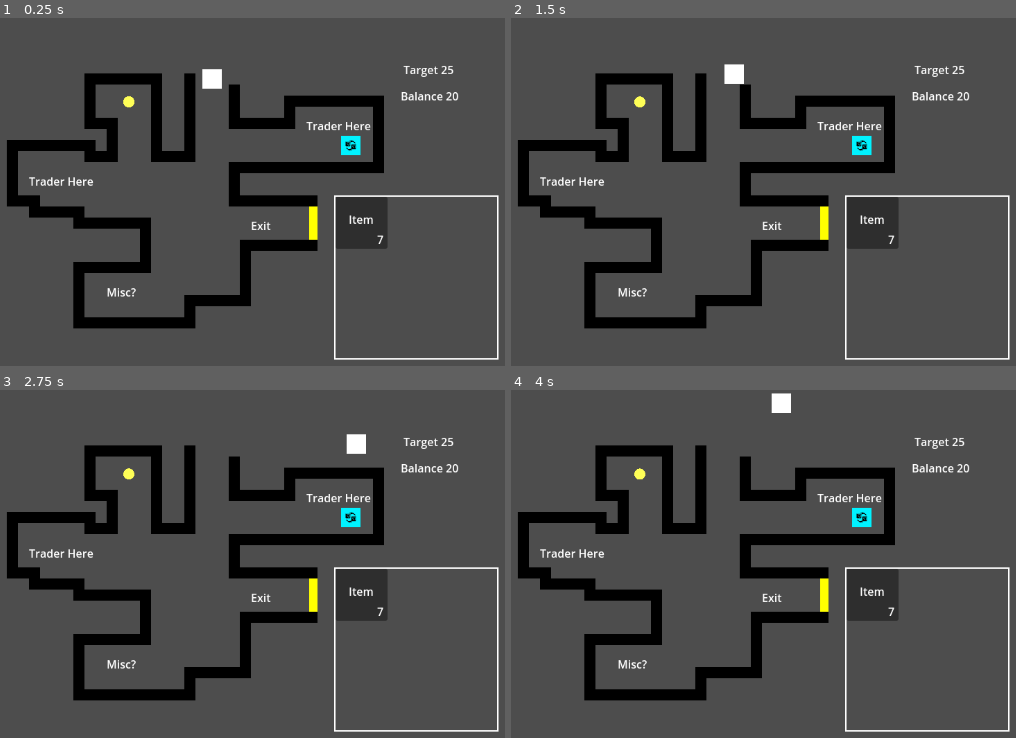
Above: before the commit, frames 1-4 (two rows, left to right).
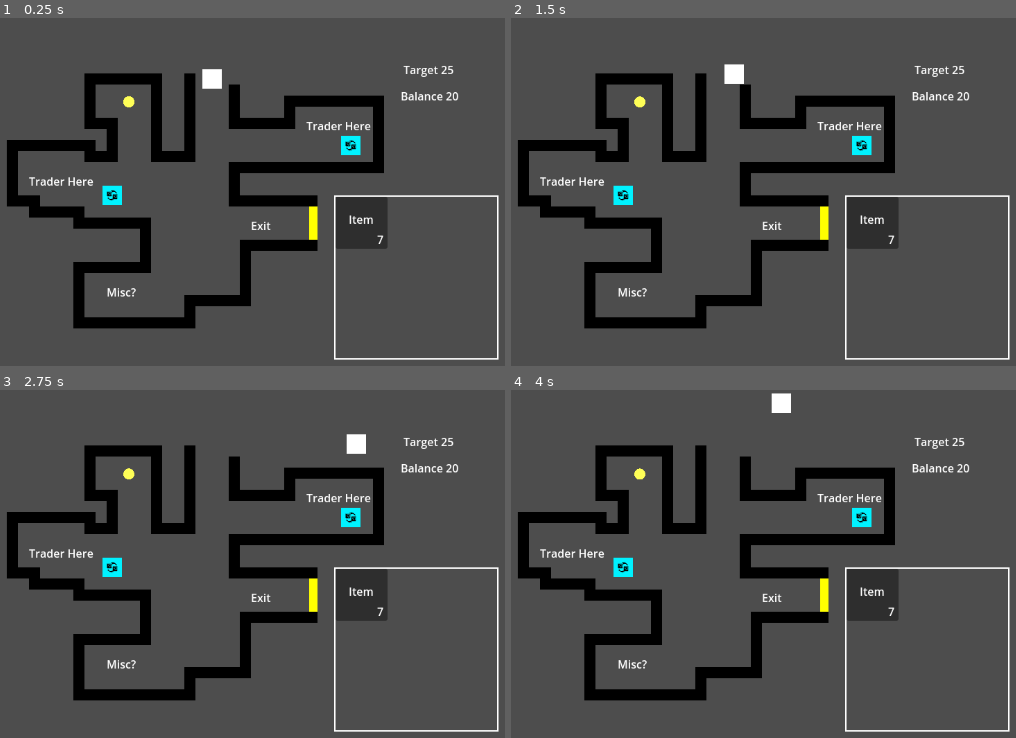
Above: after the commit, the same moments.

Repository: ignipac/trade-out
Game: Godot game, scene res://demos/demo_1.tscn
Two runs of this game, one before a commit and one after it. Both use one fixed random seed, a clock stepped at 60 frames per second and the inputs below.
Inputs (mouse positions are in pixels of both pictures, inside the frame that each line leads up to):
- Up to frame 1 (0.25 s): no input
- Up to frame 2 (1.5 s): tap Enter (ui_accept) at 0.5, 0.77, 1.25 s; move the mouse to (1005, 219) at 0.52 s; hold D 0.53-1.25 s; hold E (interact) 0.53-1.25 s; click (1005, 219) at 0.67 s; drag from (667, 265) to (824, 223) at 1.27 s
- Up to frame 3 (2.75 s): tap Enter (ui_accept) at 2 s; move the mouse to (398, 515) at 2.02 s; hold D from 2.03 s (still down); hold E (interact) from 2.03 s (still down)
- Up to frame 4 (4 s): release D at 2.75 s; release E (interact) at 2.75 s; drag from (788, 703) to (642, 473) at 2.77 s; move the mouse to (outside the picture) at 3.52 s; hold A from 3.53 s (still down); hold E (interact) from 3.53 s (still down); tap Enter (ui_accept) at 3.77 s

The runs differ from the first frame. In frame 1, 0.2% of the frame differs, in the area x 20-25%, y 47-54%; in frame 2, 0.2%; in frame 3, 0.2%; in frame 4, 0.2%.

Commit message:
issue with adding custom data to each trader

Diff:
--- /dev/null
+++ b/data_resource/item_props.rsc.gd
@@ -0,0 +1,4 @@
+class_name ItemProps extends Resource
+
+@export var value: int
+@export var amount: int
--- a/demos/demo_1.tscn
+++ b/demos/demo_1.tscn
@@ -299,3 +299,97 @@
 grow_horizontal = 2
 grow_vertical = 0
 horizontal_alignment = 1
+
+[node name="Trader2" type="Area2D" parent="."]
+modulate = Color(0, 0.95000005, 1, 1)
+position = Vector2(280, 256)
+script = ExtResource("7_6rfuk")
+
+[node name="Sprite2D" type="Sprite2D" parent="Trader2"]
+scale = Vector2(28, 28)
+texture = ExtResource("4_ck7gy")
+
+[node name="CollisionShape2D" type="CollisionShape2D" parent="Trader2"]
+shape = SubResource("CircleShape2D_6rfuk")
+
+[node name="Icon" type="Sprite2D" parent="Trader2"]
+texture = ExtResource("10_fdsq3")
+
+[node name="UI" type="CanvasLayer" parent="Trader2"]
+
+[node name="UIShop" type="Control" parent="Trader2/UI"]
+visible = false
+layout_mode = 3
+anchor_left = 0.7013889
+anchor_right = 0.9236111
+anchor_bottom = 0.9876543
+grow_horizontal = 0
+grow_vertical = 2
+script = ExtResource("9_xbpde")
+metadata/_edit_use_anchors_ = true
+
+[node name="Panel" type="Panel" parent="Trader2/UI/UIShop"]
+self_modulate = Color(1, 1, 1, 0.7019608)
+layout_mode = 1
+anchors_preset = 15
+anchor_right = 1.0
+anchor_bottom = 1.0
+grow_horizontal = 2
+grow_vertical = 2
+theme_override_styles/panel = SubResource("StyleBoxFlat_u3rlo")
+
+[node name="Label" type="Label" parent="Trader2/UI/UIShop"]
+layout_mode = 1
+anchors_preset = -1
+anchor_top = 0.05
+anchor_right = 1.0
+anchor_bottom = 0.0859375
+grow_horizontal = 2
+text = "Trader #1"
+horizontal_alignment = 1
+metadata/_edit_use_anchors_ = true
+
+[node name="Items" type="VBoxContainer" parent="Trader2/UI/UIShop"]
+layout_mode = 1
+anchors_preset = -1
+anchor_left = 0.125
+anchor_top = 0.125
+anchor_right = 0.875
+anchor_bottom = 0.95
+grow_horizontal = 2
+grow_vertical = 2
+metadata/_edit_use_anchors_ = true
+
+[node name="Item1" type="HBoxContainer" parent="Trader2/UI/UIShop/Items"]
+custom_minimum_size = Vector2(0, 30)
+layout_mode = 2
+
+[node name="ItemName" type="Label" parent="Trader2/UI/UIShop/Items/Item1"]
+layout_mode = 2
+size_flags_horizontal = 3
+text = "Silk"
+
+[node name="BuyButton" type="Button" parent="Trader2/UI/UIShop/Items/Item1"]
+layout_mode = 2
+size_flags_horizontal = 3
+text = "Buy"
+
+[node name="SellButton" type="Button" parent="Trader2/UI/UIShop/Items/Item1"]
+layout_mode = 2
+size_flags_horizontal = 3
+text = "Sell"
+
+[node name="ErrorLabel" type="Label" parent="Trader2/UI/UIShop"]
+layout_mode = 1
+anchors_preset = 7
+anchor_left = 0.5
+anchor_top = 1.0
+anchor_right = 0.5
+anchor_bottom = 1.0
+offset_left = -100.0
+offset_top = -52.0
+offset_right = 100.0
+offset_bottom = -28.0
+grow_horizontal = 2
+grow_vertical = 0
+horizontal_alignment = 1
--- /dev/null
+++ b/namespaces/data.gd
@@ -0,0 +1,3 @@
+class_name Data extends RefCounted
+
+const ITEM_PROPS = preload("res://data_resource/item_props.rsc.gd")
--- a/scripts/trader.gd
+++ b/scripts/trader.gd
@@ -1,6 +1,7 @@
 extends Area2D
 
-@export var canvas: CanvasLayer
+@export var sell_items: Dictionary[String, ItemProps]
+@export var buy_items: Dictionary[String, ItemProps]
 
 var player = null
 
--- /dev/null
+++ b/tool_scripts/toggle_external_editor.gd
@@ -0,0 +1,13 @@
+@tool
+class_name ToggleExternalEditor extends EditorScript
+
+func _run() -> void:
+	var settings = EditorInterface.get_editor_settings()
+	const path = "text_editor/external/use_external_editor"
+	var use_external = settings.get_setting(path)
+	settings.set_setting(path, not use_external)
+
+	if use_external:
+		print_rich("[color=lightgreen]Switched to [b]Built-in[/b] Script Editor[/color]")
+	else:
+		print_rich("[color=lightgreen]Switched to [b]External[/b] Script Editor[/color]")
Not shown, added: data_resource/item_props.rsc.gd.uid
Not shown, added: namespaces/data.gd.uid
Not shown, added: tool_scripts/toggle_external_editor.gd.uid
Not shown, changed: .DS_Store
